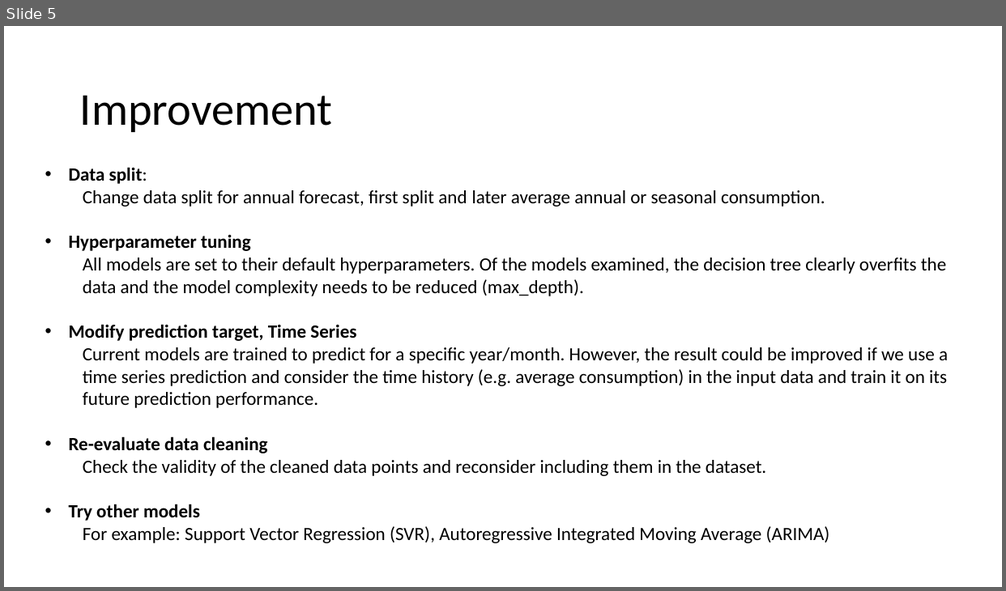
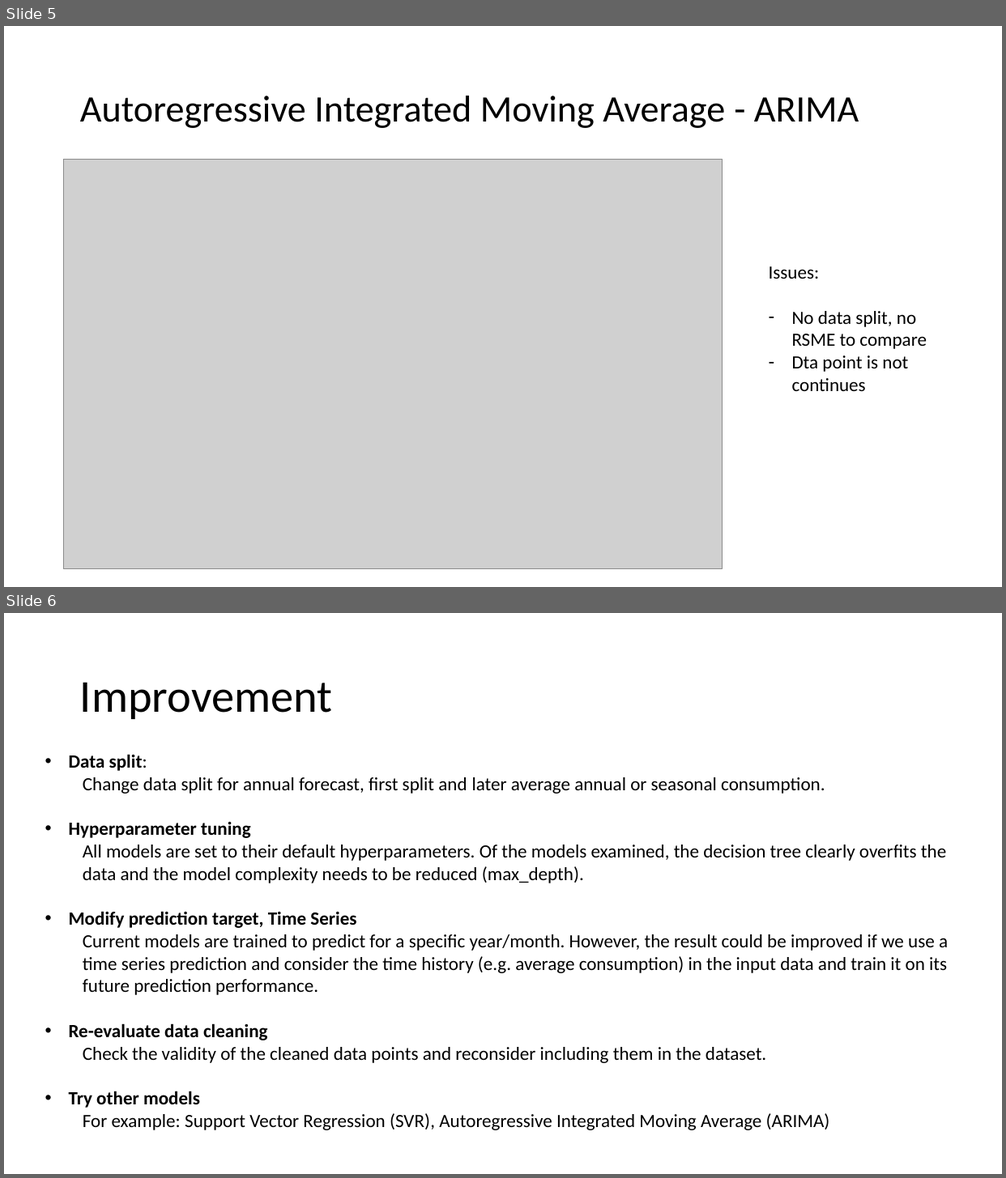
Before and after one commit to antahiap/siemens-use-case, a slide deck: doc/Case Study Data Scientist Production Planning.pptx. Shown one above the other, each under a label of ours: slide 5 before the commit, slides 5 and 6 after it. The pictures are 1006x591 and 1006x1178 pixels, drawn with LibreOffice and Linux fonts; fonts in the diff are those of the drawing; grey boxes stand for pictures. Boxes give left, top, right and bottom in pixels: in the first picture for what was removed or moved away, otherwise in the second. Text is boxed around its words. In the diff, an @@ line names an element or a change of style, - is before the commit and + after.

```diff
--- a/doc/Case Study Data Scientist Production Planning.pptx
+++ b/doc/Case Study Data Scientist Production Planning.pptx
@@ slide 5 added at <box>4,26,1002,587</box>, background #FFFFFF @@
@@ title added at <box>80,96,859,128</box>, 36 pt, text #000000 @@
+Autoregressive Integrated Moving Average - ARIMA
@@ picture added at <box>63,160,722,570</box> @@
@@ text added at <box>769,267,927,391</box>, 18 pt, text #000000 @@
+Issues:
+– No data split, no RSME to compare
+– Dta point is not continues
@@ what was slide 5 is now slide 6 @@
```
Also in this commit, not shown: 2 slides changed, 2 other files.
